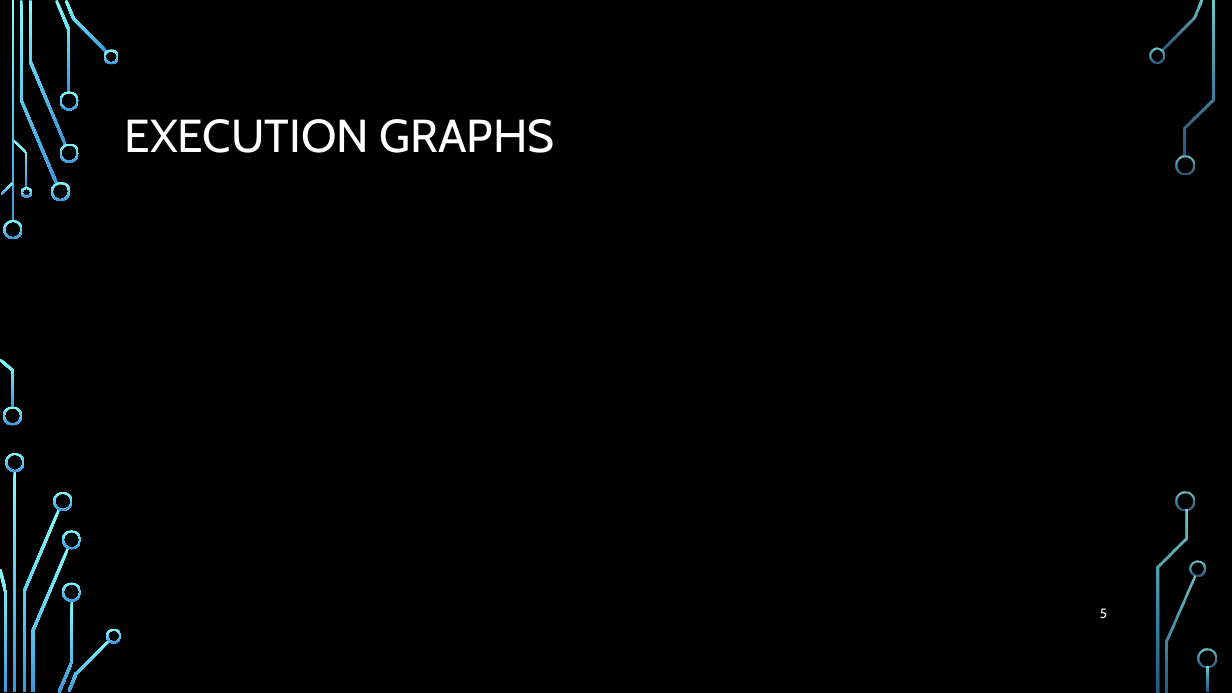
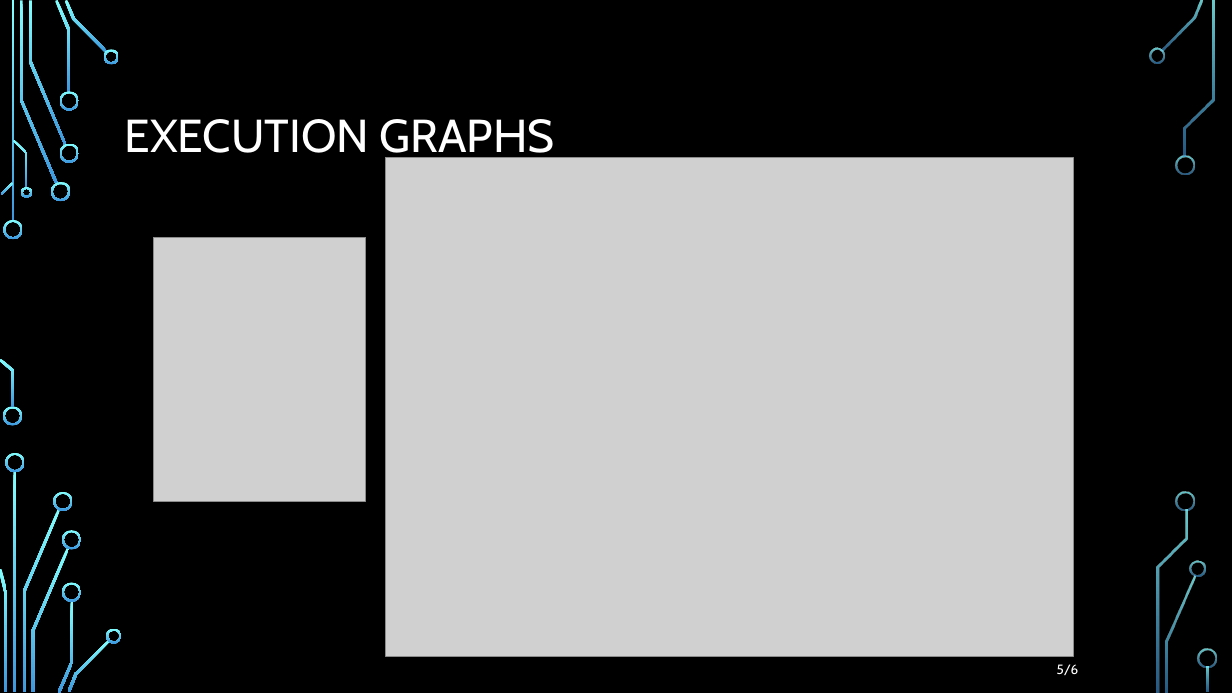
Before and after one commit to Ghuiby12h/HomogeneityEdgeDetection, a slide deck: slide 5 of Presentations/TechHomogeneityEdgeDetection.pptx. Drawn at 1232x693 pixels with LibreOffice and Linux fonts; fonts in the diff are those of the drawing; grey boxes stand for pictures; background and template pictures are left out. Boxes give left, top, right and bottom in pixels: in the first picture for what was removed or moved away, otherwise in the second. Text is boxed around its words. In the diff, an @@ line names an element or a change of style, - is before the commit and + after.

```diff
--- a/Presentations/TechHomogeneityEdgeDetection.pptx
+++ b/Presentations/TechHomogeneityEdgeDetection.pptx
@@ picture added at <box>385,158,1074,656</box> @@
@@ picture added at <box>153,238,366,502</box> @@
@@ page number at <box>1057,664,1079,675</box>: text changed @@
-5
+5/6
```
Also in this commit, not shown: 3 other slides changed, 3 other files.
